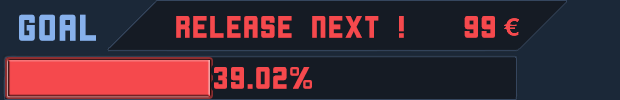
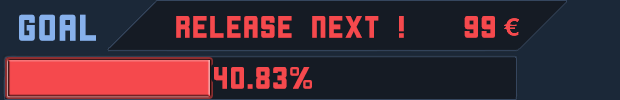
Comparing the layer stacks of the two (620, 100) images. Changes:
renamed "39.02%" to "40.83%", painted on it over <box>214,67,287,89</box>
